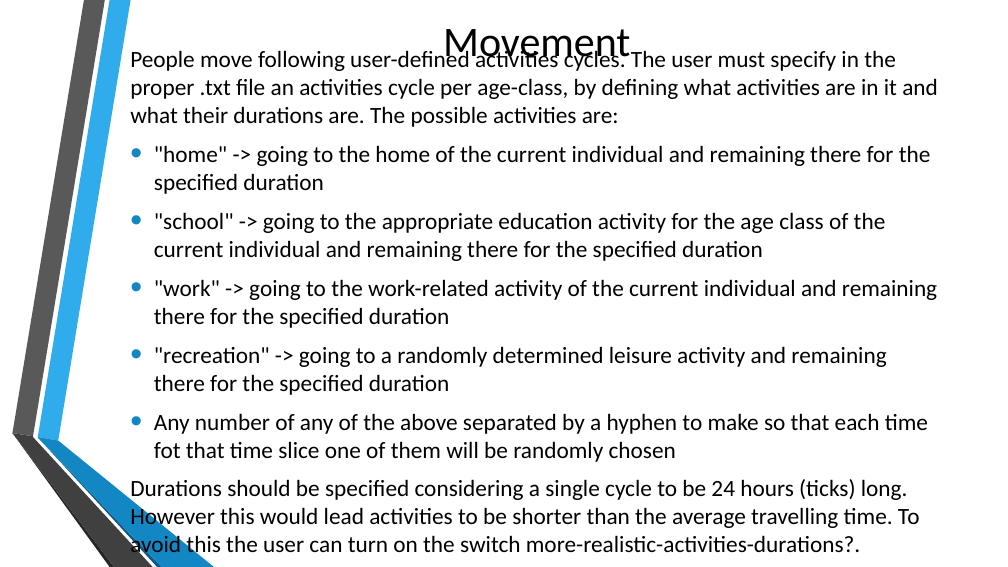
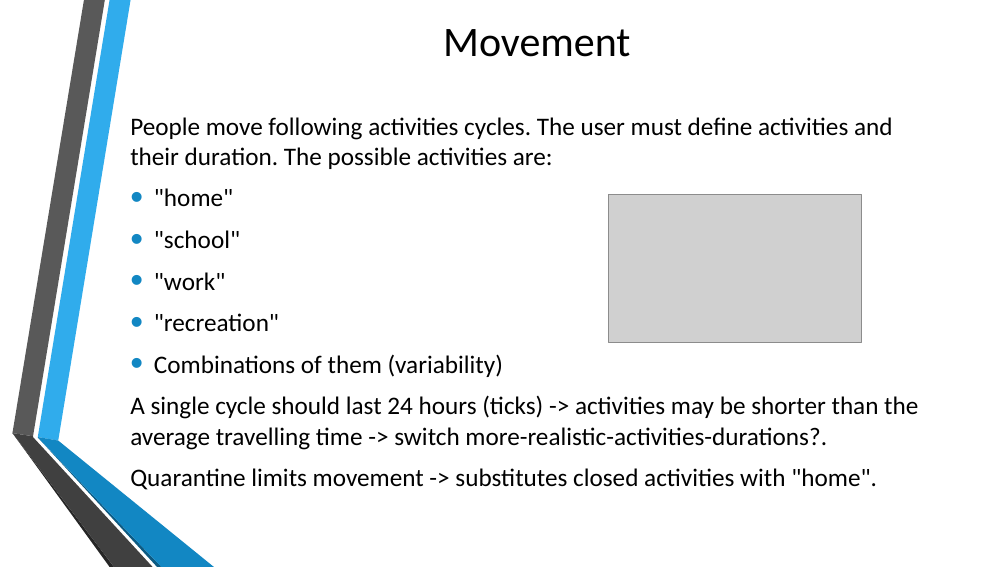
Before and after one commit to gpisanelli/EpiDEMExtended, a slide deck: slide 8 of docs/EpiDEMExtendedPresentation.pptx. Drawn at 1008x567 pixels with LibreOffice and Linux fonts; fonts in the diff are those of the drawing; grey boxes stand for pictures; background and template pictures are left out. Boxes give left, top, right and bottom in pixels: in the first picture for what was removed or moved away, otherwise in the second. Text is boxed around its words. In the diff, an @@ line names an element or a change of style, - is before the commit and + after.

Commit message:
Ppt changes

```diff
--- a/docs/EpiDEMExtendedPresentation.pptx
+++ b/docs/EpiDEMExtendedPresentation.pptx
@@ text at <box>130,117,918,490</box>: text changed; size 22.2 to 24 pt @@
-People move following user-defined activities cycles. The user must specify in the proper .txt file an activities cycle per age-class, by defining what activities are in it and what their durations are. The possible activities are:
-• "home" -> going to the home of the current individual and remaining there for the specified duration
-• "school" -> going to the appropriate education activity for the age class of the current individual and remaining there for the specified duration
-• "work" -> going to the work-related activity of the current individual and remaining there for the specified duration
-• "recreation" -> going to a randomly determined leisure activity and remaining there for the specified duration
-• Any number of any of the above separated by a hyphen to make so that each time fot that time slice one of them will be randomly chosen
-Durations should be specified considering a single cycle to be 24 hours (ticks) long. However this would lead activities to be shorter than the average travelling time. To avoid this the user can turn on the switch more-realistic-activities-durations?.
+People move following activities cycles. The user must define activities and their duration. The possible activities are:
+• "home"
+• "school"
+• "work"
+• "recreation"
+• Combinations of them (variability)
+A single cycle should last 24 hours (ticks) -> activities may be shorter than the average travelling time -> switch more-realistic-activities-durations?.
+Quarantine limits movement -> substitutes closed activities with "home".
@@ picture added at <box>609,194,861,343</box> @@
```
Also in this commit, not shown: 14 other slides changed, 1 slide removed.
